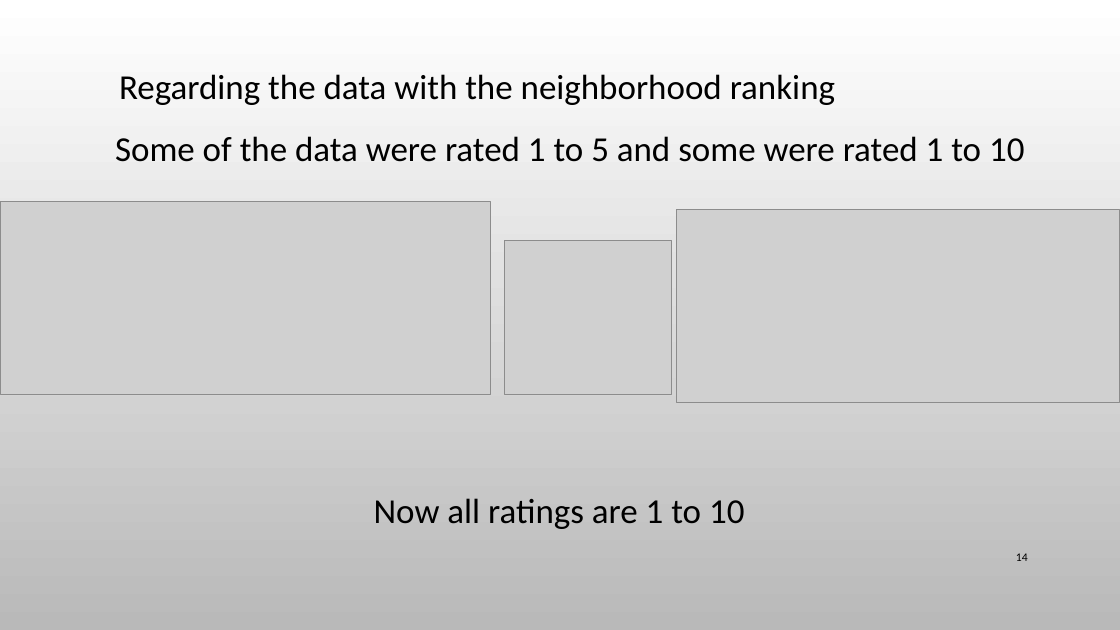
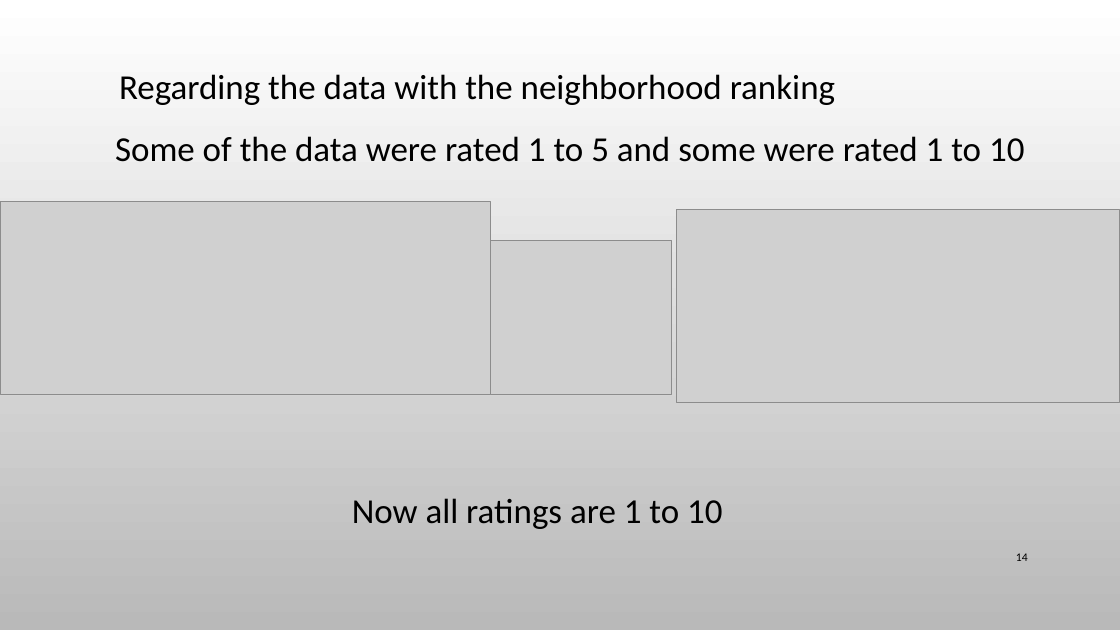
Before and after one commit to Yarin-Ben-Baruch/Real-estate-analyze, a slide deck: slide 14 of Real estate.pptx. Drawn at 1120x630 pixels with LibreOffice and Linux fonts; fonts in the diff are those of the drawing; grey boxes stand for pictures; background and template pictures are left out. Boxes give left, top, right and bottom in pixels: in the first picture for what was removed or moved away, otherwise in the second. Text is boxed around its words. In the diff, an @@ line names an element or a change of style, - is before the commit and + after.

```diff
--- a/Real estate.pptx
+++ b/Real estate.pptx
@@ picture: place and size @@
-picture at bbox=[505, 240, 672, 394]
+picture at bbox=[491, 240, 672, 394]
@@ text "Now all ratings are 1 ...": place and size @@
-text "Now all ratings are 1 ..." at bbox=[374, 498, 744, 529]
+text "Now all ratings are 1 ..." at bbox=[352, 498, 722, 529]
```
Also in this commit, not shown: 10 other slides changed.
